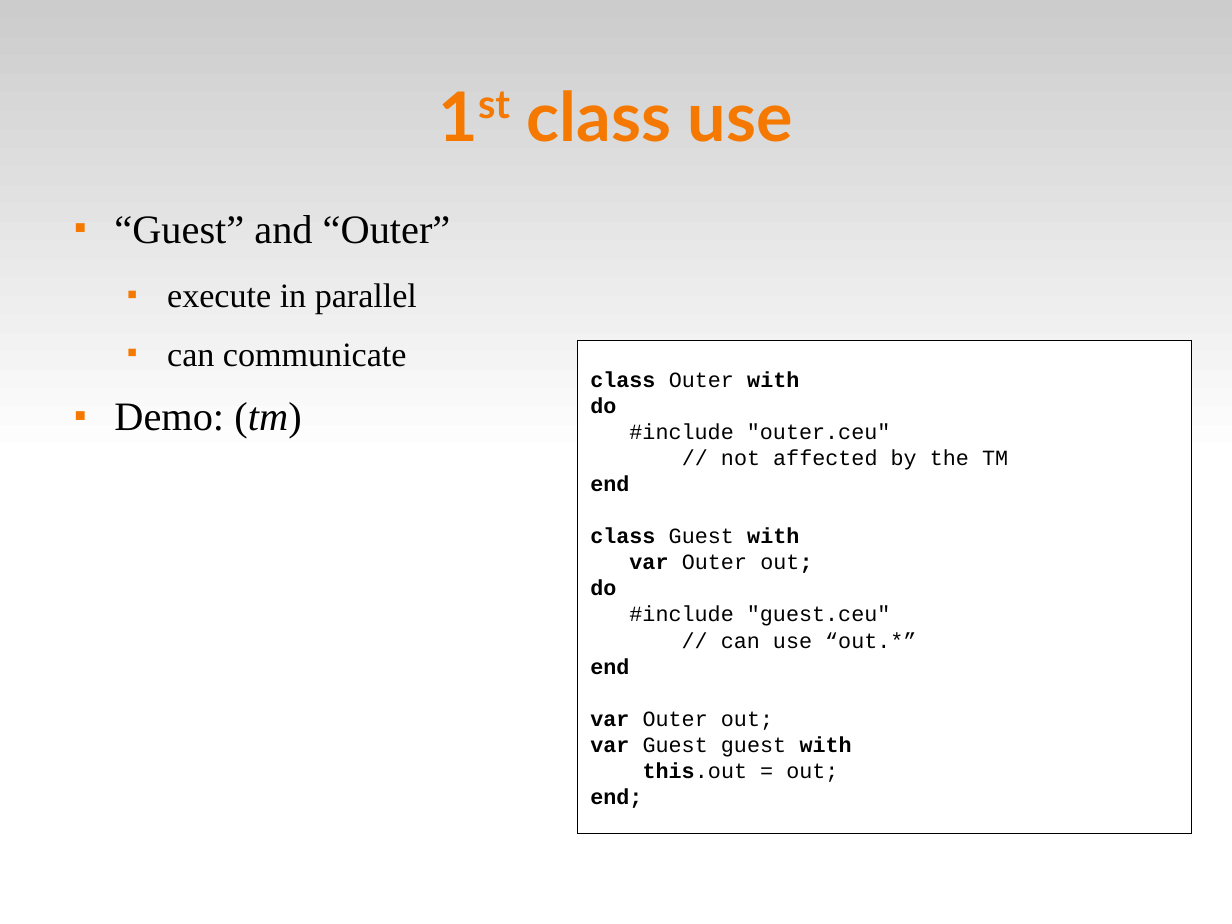
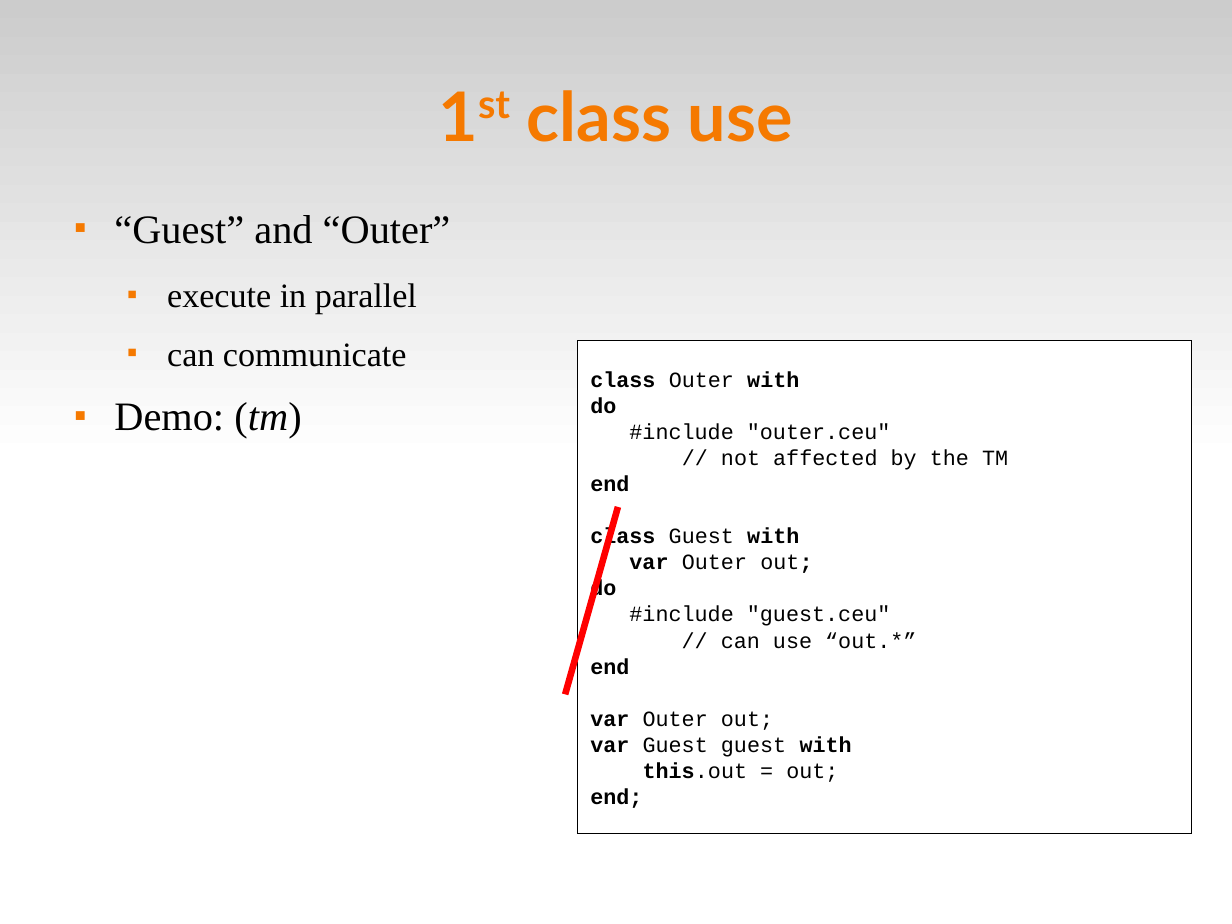
Before and after one commit to fsantanna-no/ceu-docs, a slide deck: slide 17 of TM/ceu_tm.odp. Drawn at 1232x924 pixels with LibreOffice and Linux fonts; fonts in the diff are those of the drawing. Boxes give left, top, right and bottom in pixels: in the first picture for what was removed or moved away, otherwise in the second. Text is boxed around its words. In the diff, an @@ line names an element or a change of style, - is before the commit and + after.

```diff
--- a/TM/ceu_tm.odp
+++ b/TM/ceu_tm.odp
@@ line added from (566, 694) to (618, 508), #FF0000 4.25 pt @@
@@ freeform shape added at <box>566,694,566,694</box>, fill #99CCFF, outline #FF0000 4.25 pt @@
```
Also in this commit, not shown: 4 other slides changed, 1 other file.
